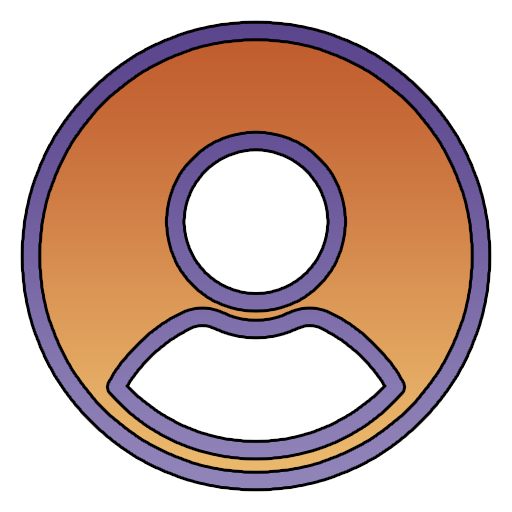
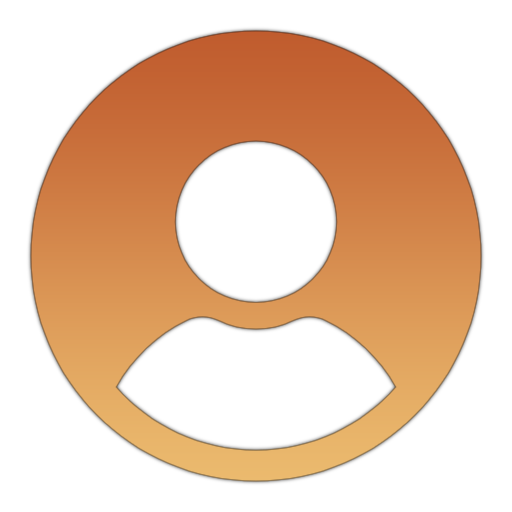
Comparing the layer stacks of the two w=512, h=512 images. Changes:
added layer "Capa 5" above "Capa 4" over bbox(30, 30, 482, 482)
added layer "Capa 4" above "Capa 3" over bbox(26, 26, 486, 486)
